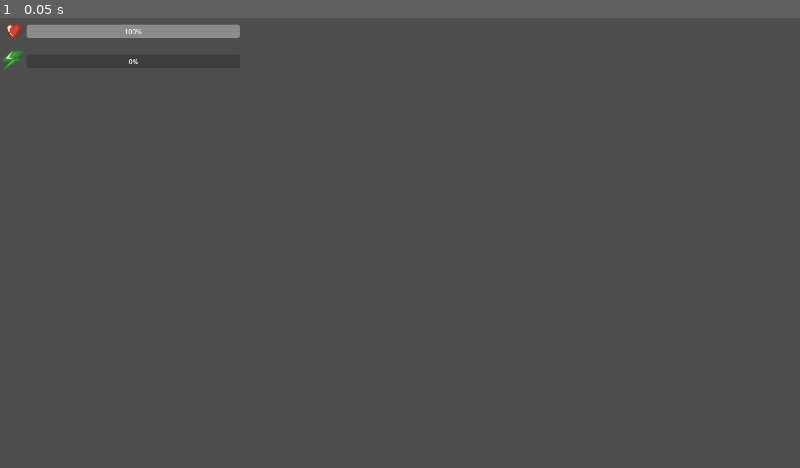
Above: before the commit, frame 1.
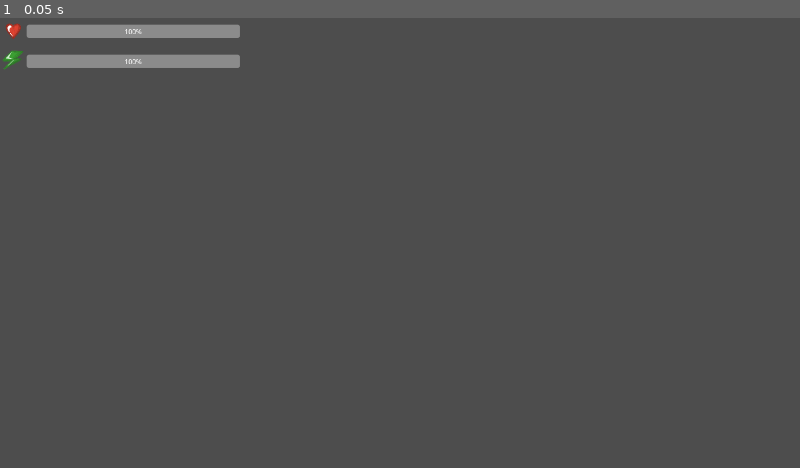
Above: after the commit, the same moment.

Repository: VileOar/ludum-dare-57
Game: Godot game, scene res://src/gui/hud.tscn
Same seed, same stepped clock (60 frames per second), same inputs: the game is played once before the commit and once after it. This scene is started directly instead of the project's main scene.
Inputs:
- Up to frame 1 (0.05 s): no input

The runs differ from the first frame. In frame 1, 0.8% of the frame differs, in the area x 3-30%, y 8-12%.

Commit message:
Radar stamina mechanic

Diff:
--- a/src/characters/player/player.gd
+++ b/src/characters/player/player.gd
@@ -18,7 +18,7 @@
 
 # Movement
 # Stores current input direction
-var _current_input: Vector2 = Vector2.ZERO
+var _current_move_input: Vector2 = Vector2.ZERO
 # Stores a priority value for each input (lower = higher priority)
 var _input_order: Dictionary = {
 "MoveLeft" = 0,
@@ -35,7 +35,7 @@
 
 # Stores how long the player has been trying to mine a tile (updated by _try_to_mine)
 var _time_trying_to_mine: float = 0
-# Stores the direction the player is currently trying to mine ins
+# Stores the direction the player is currently trying to mine in
 var _current_mining_direction: Vector2 = Vector2.ZERO
 
 var available_interactables: Array = []
@@ -43,6 +43,7 @@
 
 @onready var _player_sprite: AnimatedSprite2D = $Sprite
 @onready var _mining_check_ray: RayCast2D = $MiningCheckRay
+@onready var _radar_pulse: RadarPulse = $RadarPulse
 
 var can_play = false
 
@@ -58,12 +59,13 @@
 		current_interactable.interact()
 
 func _unhandled_input(_event: InputEvent) -> void:
-	_current_input = _get_input()
+	_current_move_input = _get_movement_input()
+	_check_radar_input()
 
 func _physics_process(delta: float) -> void:
 	if can_play:
-		_move(_current_input, delta)
-		_try_to_mine(_current_input, delta)
+		_move(_current_move_input, delta)
+		_try_to_mine(_current_move_input, delta)
 
 func _process(_delta: float) -> void:
 	# If multiple interactables are available to the player then
@@ -82,7 +84,7 @@
 			current_interactable = closest_interactable
 
 	if can_play:
-		_update_sprite(_current_input)
+		_update_sprite(_current_move_input)
 	elif Global.world_map_tiles:
 		if Global.world_map_tiles.are_tiles_generated and !can_play:
 			can_play = true
@@ -110,8 +112,10 @@
 		_time_trying_to_mine += delta
 		# Mine block if time trying to mine exceeds mining time
 		if _time_trying_to_mine >= _TIME_TO_MINE:
-			Global.world_map_tiles.try_dig_tile(to_global(_mining_check_ray.target_position),
-			_mining_strength)
+			Global.world_map_tiles.try_dig_tile(
+				to_global(_mining_check_ray.target_position),
+				_mining_strength)
+			# Reset time trying to mine
 			_time_trying_to_mine = 0
 	else:
 		# Reset time trying to mine
@@ -142,7 +146,7 @@
 
 # Updates input vector based on pressed input direction
 # (prioritizes most recently pressed direction)
-func _get_input() -> Vector2:
+func _get_movement_input() -> Vector2:
 	var new_input = Vector2.ZERO
 	for possible_input in _POSSIBLE_INPUT_DIRS:
 		if Input.is_action_pressed(possible_input):
@@ -181,6 +185,12 @@
 
 	return new_input
 
+func _check_radar_input():
+	if Input.is_action_just_pressed("RadarPulse") and _fuel > 0:
+		var radar_activated = _radar_pulse.activate()
+		if radar_activated:
+			_fuel -= 1
+			Global.hud_ref.update_stamina_bar(_fuel)
 
 # Player loses health when collision is detected from ENEMY
 func lose_health() -> void:
@@ -189,7 +199,7 @@
 
 		# Update health bar
 		if Global.hud_ref:
-			Global.hud_ref.update_health(_health)
+			Global.hud_ref.update_health_bar(_health)
 
 	else:
 		print("[END_GAME] Player is dead with ", _health, " health.")
--- a/src/gui/hud.gd
+++ b/src/gui/hud.gd
@@ -2,15 +2,15 @@
 class_name Hud
 
 @onready var _health_bar: ProgressBar = $HealthBar
-@onready var _stamina_bar: ProgressBar = $HealthBar
+@onready var _stamina_bar: ProgressBar = $StaminaBar
 
 func _ready() -> void:
 	Global.hud_ref = self
-	update_health(Global.max_health)
-	update_stamina(Global.max_fuel)
+	update_health_bar(Global.max_health)
+	update_stamina_bar(Global.max_fuel)
 
-func update_health(new_health: int) ->void:
+func update_health_bar(new_health: int) ->void:
 	_health_bar.value = new_health * 100 / Global.max_health
 
-func update_stamina(new_stamina: int) ->void:
+func update_stamina_bar(new_stamina: int) ->void:
 	_stamina_bar.value = new_stamina * 100 / Global.max_fuel
--- a/src/gui/shop.gd
+++ b/src/gui/shop.gd
@@ -124,10 +124,12 @@
 	if _refuel:
 		_refuel = false
 		Global.player_ref.set_fuel(Global.max_fuel-int(Global.player_ref.get_stats().y))
+		Global.hud_ref.update_stamina_bar(Global.player_ref.get_stats().y)
 
 	if _repair:
 		_repair = false
 		Global.player_ref.set_health(Global.max_health-int(Global.player_ref.get_stats().x))
+		Global.hud_ref.update_health_bar(Global.player_ref.get_stats().x)
 
 	_refresh_buy_button_state()
 	_reset_cost_and_description()
--- a/src/radar/radar_pulse.gd
+++ b/src/radar/radar_pulse.gd
@@ -1,4 +1,5 @@
 extends Node2D
+class_name RadarPulse
 
 var _level: int = 1
 var _is_active: bool = false
@@ -14,9 +15,6 @@
 	color_rect.position = Vector2(pos, pos)
 
 func _process(delta: float) -> void:
-	if Input.is_action_just_pressed("RadarPulse"):
-		activate()
-
 	if _is_active:
 		_active_time = _active_time + delta
 
@@ -35,7 +33,10 @@
 	var pos = -_pulse_size/2
 	color_rect.position = Vector2(pos, pos)
 
-func activate() -> void:
+func activate() -> bool:
+	var success:bool = false
 	if not _is_active:
 		_is_active = true
 		AudioController.play_radar_pulse()
+		success = true
+	return success
